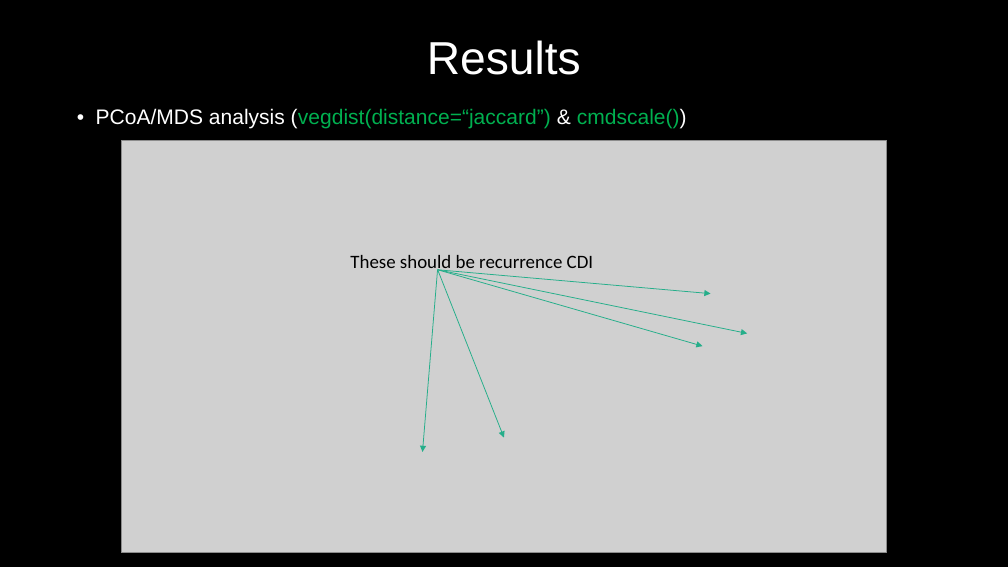
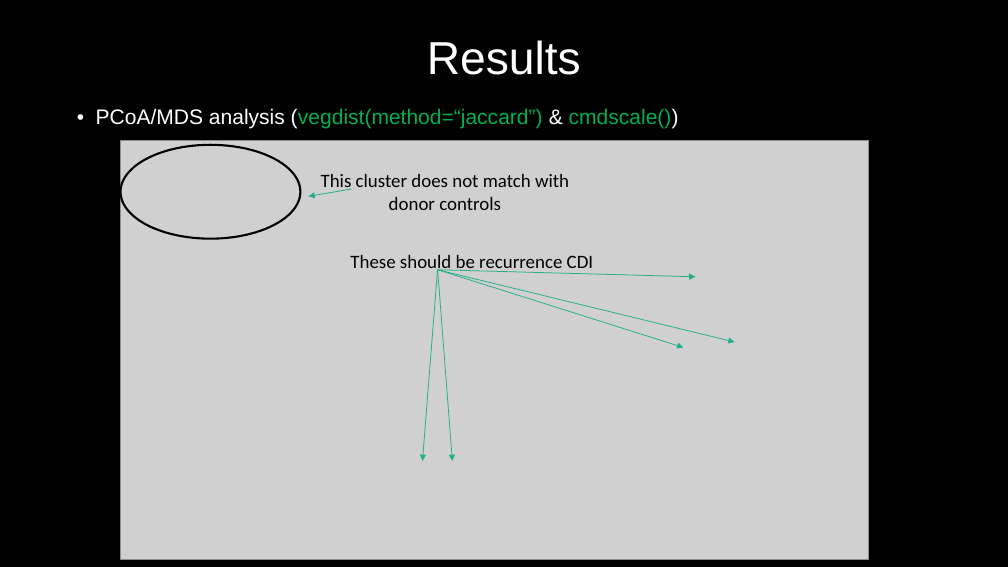
Before and after one commit to MyGitUse/MBIO7160, a slide deck: slide 25 of FinalProject/191128_Presentation_NM.pptx. Drawn at 1008x567 pixels with LibreOffice and Linux fonts; fonts in the diff are those of the drawing; grey boxes stand for pictures. Boxes give left, top, right and bottom in pixels: in the first picture for what was removed or moved away, otherwise in the second. Text is boxed around its words. In the diff, an @@ line names an element or a change of style, - is before the commit and + after.

```diff
--- a/FinalProject/191128_Presentation_NM.pptx
+++ b/FinalProject/191128_Presentation_NM.pptx
@@ text at [96,108,679,129]: text changed @@
-• PCoA/MDS analysis (vegdist(distance=“jaccard”) & cmdscale())
+• PCoA/MDS analysis (vegdist(method=“jaccard”) & cmdscale())
@@ picture: place and size @@
-picture at [121,140,887,553]
+picture at [120,141,869,560]
@@ ellipse added at [120,145,300,239], outline #000000 2 pt @@
@@ text added at [321,174,569,210], 18 pt, text #000000 @@
+This cluster does not match with donor controls
@@ freeform shape added at [309,189,352,197], outline #25AE8A 0.75 pt @@
@@ freeform shape: place and size @@
-freeform shape at [423,270,438,452]
+freeform shape at [423,270,438,461]
@@ freeform shape: place and size @@
-freeform shape at [438,270,702,346]
+freeform shape at [438,270,684,348]
@@ freeform shape: place and size @@
-freeform shape at [438,270,747,333]
+freeform shape at [438,270,735,343]
@@ freeform shape: place and size @@
-freeform shape at [438,270,711,294]
+freeform shape at [438,270,696,277]
@@ freeform shape: place and size @@
-freeform shape at [438,270,504,438]
+freeform shape at [438,270,452,461]
```
Also in this commit, not shown: 40 other slides changed, 3 slides added, 3 slides removed.
